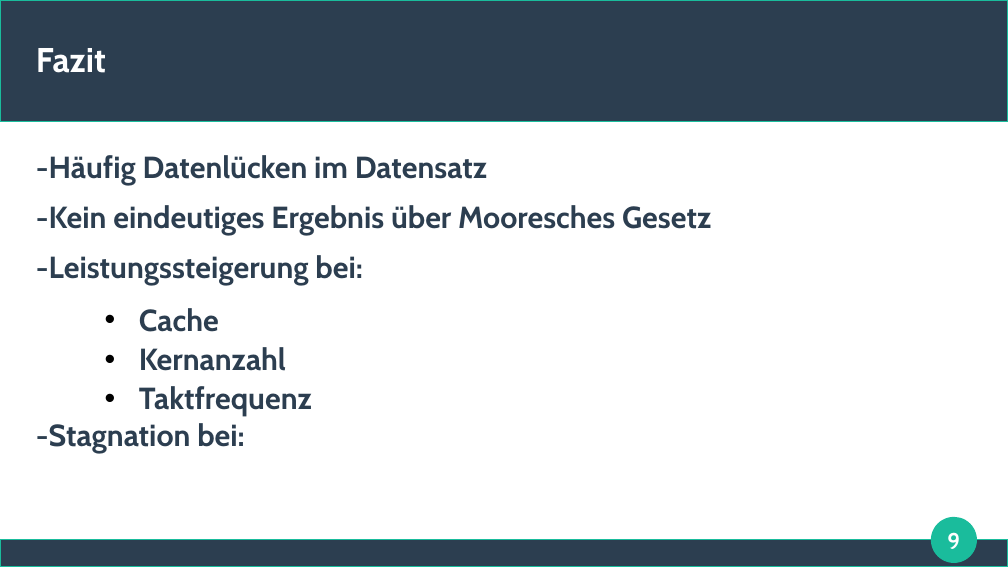
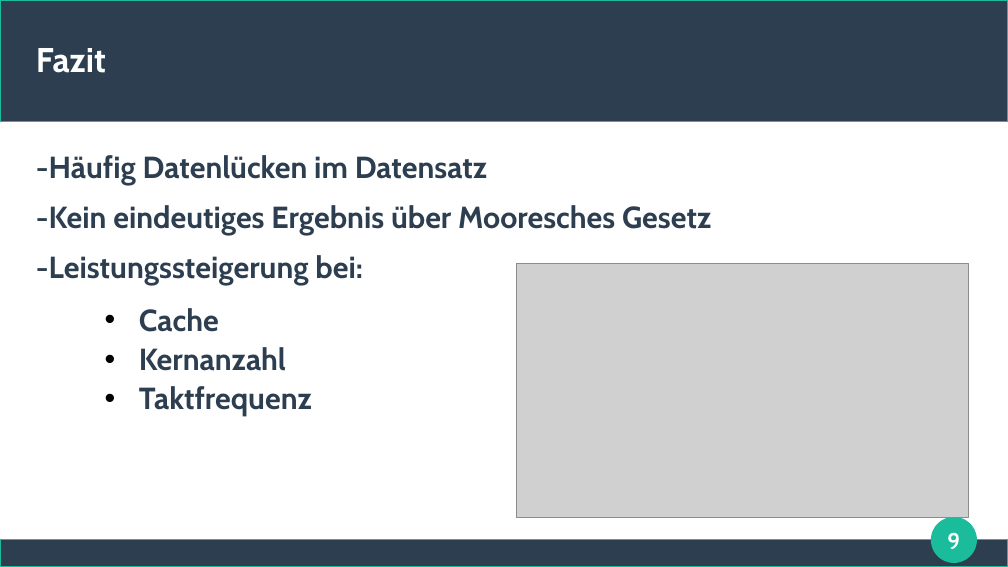
Before and after one commit to lamasmithueten/big_data_analytics, a slide deck: slide 9 of präsentation_izz_da__BIIIIIIIIIIIIIIIIIIIIIIIIIIRAAAAAAAAAAAAAAAAAAAAAAAAA.odp. Drawn at 1008x567 pixels with LibreOffice and Linux fonts; fonts in the diff are those of the drawing; grey boxes stand for pictures. Boxes give left, top, right and bottom in pixels: in the first picture for what was removed or moved away, otherwise in the second. Text is boxed around its words. In the diff, an @@ line names an element or a change of style, - is before the commit and + after.

Commit message:
präzi wieder angepasst jajaja wird super bestimmt

```diff
--- a/präsentation_izz_da__BIIIIIIIIIIIIIIIIIIIIIIIIIIRAAAAAAAAAAAAAAAAAAAAAAAAA.odp
+++ b/präsentation_izz_da__BIIIIIIIIIIIIIIIIIIIIIIIIIIRAAAAAAAAAAAAAAAAAAAAAAAAA.odp
@@ picture added at bbox=[517, 263, 969, 518] @@
@@ text at bbox=[36, 423, 244, 453]: paragraph removed @@
--Stagnation bei:
```
